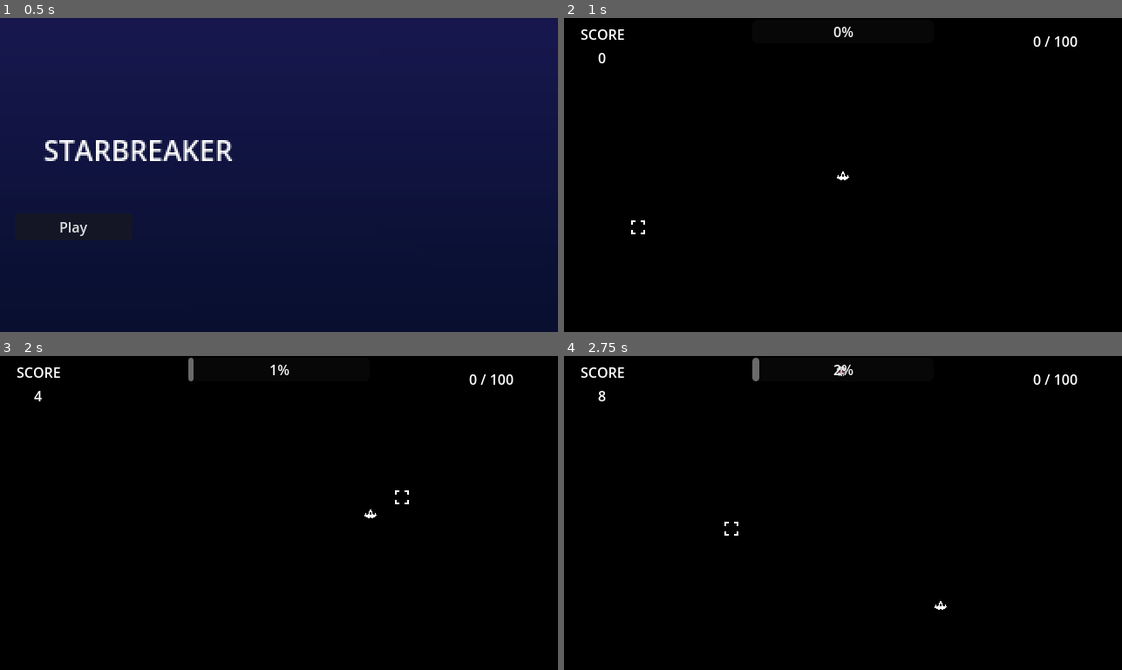
Above: before the commit, frames 1-4 (two rows, left to right).
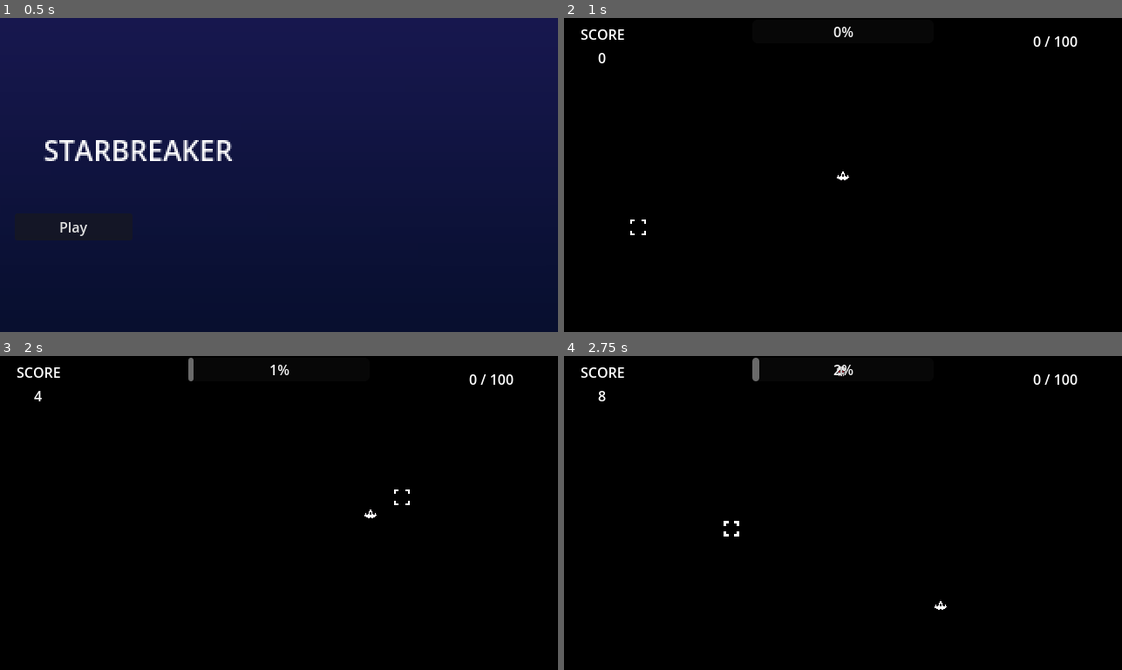
Above: after the commit, the same moments.

Repository: Middoyu/Starbreaker
Game: Godot game, scene res://Game Folder/main_manager.tscn
The game is run twice, just before and just after one commit, with the same random seed, the same clock (stepped at 60 frames per second) and the same inputs. Sound files missing from this copy of the repository are replaced by a short silence.
Inputs (mouse positions are in pixels of both pictures, inside the frame that each line leads up to):
- Up to frame 1 (0.5 s): no input
- Up to frame 2 (1 s): click "Play" at 0.5 s
- Up to frame 3 (2 s): tap Enter (ui_accept) at 1.25, 1.52 s; move the mouse to (401, 497) at 1.27 s; hold Right (ui_right) from 1.28 s (still down); tap Ctrl (ctrl) at 1.35 s
- Up to frame 4 (2.75 s): move the mouse to (731, 528) at 2.02 s; release Right (ui_right) at 2.03 s; hold Down (ui_down) from 2.03 s (still down); tap Ctrl (ctrl) at 2.1 s; tap Enter (ui_accept) at 2.27 s

Frame 1 is identical in both runs. In frame 2, less than 0.1% of the frame differs, in the area x 11-15%, y 64-70%; in frame 3, less than 0.1%; in frame 4, less than 0.1%.

Commit message:
Crosshair adjustments & balancing.
Crosshair awards 50% extra damage & addition 5 charge on hit.
You can now shake off the crosshair from targets and new effects are in place for clarity. Gonna be tweaking a few things on it for a long while until it feels right.

Diff:
--- a/Game Folder/game_assets/Player/Crosshair/BASE/Idle.gd
+++ b/Game Folder/game_assets/Player/Crosshair/BASE/Idle.gd
@@ -2,6 +2,8 @@
 
 func physics_update(delta):
 	move_crosshair(delta)
+	parent.crosshair_lock.monitorable = true
+	parent.crosshair_lock.monitoring = true
 
 func _unhandled_input(event: InputEvent) -> void:
 	switch_input_type(event)
@@ -34,8 +36,6 @@
 #endregion
 
 func area_entered(area: Area2D) -> void:
-	parent.crosshair_lock.monitorable = false
-	parent.crosshair_lock.monitoring = false
 	if area is Databox:
 		if area.can_be_locked_in == true:
 			match area.team_affiliation:
--- a/Game Folder/game_assets/Player/Crosshair/BASE/crosshair.tscn
+++ b/Game Folder/game_assets/Player/Crosshair/BASE/crosshair.tscn
@@ -1,9 +1,11 @@
-[gd_scene load_steps=13 format=3 uid="uid://ujg1l8k67orr"]
+[gd_scene load_steps=17 format=3 uid="uid://ujg1l8k67orr"]
 
 [ext_resource type="Texture2D" uid="uid://bmqfxlqihuoep" path="res://Game Folder/game_assets/Player/Crosshair/BASE/Sprites/aeaea2.png" id="1_dcuap"]
 [ext_resource type="PackedScene" uid="uid://c0qsib2m70nmv" path="res://Game Folder/game_components/entity_components/State Machine/stagemachine_parent.tscn" id="2_qeljx"]
 [ext_resource type="Script" path="res://Game Folder/game_assets/Player/Crosshair/BASE/Idle.gd" id="3_ppdw7"]
 [ext_resource type="Script" path="res://Game Folder/game_assets/Player/Crosshair/BASE/lock_in.gd" id="4_0w17g"]
+[ext_resource type="AudioStream" uid="uid://ifmotbhlnlay" path="res://Game Folder/game_assets/Player/Crosshair/Lock In/Audio/loackin.ogg" id="5_y41rs"]
+[ext_resource type="AudioStream" uid="uid://cj5pvpan4qk70" path="res://Game Folder/game_assets/Player/Crosshair/Lock In/Audio/lockout.ogg" id="6_5p4w1"]
 
 [sub_resource type="GDScript" id="GDScript_l2lhf"]
 resource_name = "crosshair"
@@ -17,8 +19,10 @@
 @onready var animation: AnimationPlayer = $Animation
 @onready var collision: CollisionShape2D = $Crosshair_Lock/Collision
 @onready var crosshair_lock: Area2D = $Crosshair_Lock
+const PARTICLES = preload(\"res://Game Folder/game_assets/Player/Crosshair/Sprites/particles.tscn\")
 
 func _enter_tree() -> void:
+	pass
 	Input.set_mouse_mode(Input.MOUSE_MODE_HIDDEN)
 
 func _ready() -> void:
@@ -34,47 +38,41 @@
 
 func _exit_tree() -> void:
 	Input.set_mouse_mode(Input.MOUSE_MODE_VISIBLE)
+
+func spawn_particles():
+	var i = PARTICLES.instantiate()
+	i.global_position = global_position
+	global.current_stage.add_child(i)
+	i.emitting = true
 "
 
-[sub_resource type="RectangleShape2D" id="RectangleShape2D_05msv"]
+[sub_resource type="CircleShape2D" id="CircleShape2D_sbysk"]
+radius = 12.0
 
 [sub_resource type="Animation" id="Animation_76ppk"]
-resource_name = "Adapt_Size"
-tracks/0/type = "method"
-tracks/0/imported = false
-tracks/0/enabled = true
-tracks/0/path = NodePath(".")
+resource_name = "Scaling"
+loop_mode = 1
+tracks/0/type = "value"
+tracks/0/imported = false
+tracks/0/enabled = true
+tracks/0/path = NodePath(".:scale")
 tracks/0/interp = 1
 tracks/0/loop_wrap = true
 tracks/0/keys = {
-"times": PackedFloat32Array(1),
-"transitions": PackedFloat32Array(1),
-"values": [{
-"args": [null],
-"method": &"adapting_scale"
-}]
+"times": PackedFloat32Array(0, 0.5, 1),
+"transitions": PackedFloat32Array(1, 1, 1),
+"update": 0,
+"values": [Vector2(1, 1), Vector2(1.2, 1.2), Vector2(1, 1)]
 }
 
 [sub_resource type="AnimationLibrary" id="AnimationLibrary_g5vc7"]
 _data = {
-"Adapt_Size": SubResource("Animation_76ppk")
+"Scaling": SubResource("Animation_76ppk")
 }
 
 [sub_resource type="Animation" id="Animation_8h88y"]
 resource_name = "Idle"
 loop_mode = 1
-tracks/0/type = "value"
-tracks/0/imported = false
-tracks/0/enabled = true
-tracks/0/path = NodePath(".:scale")
-tracks/0/interp = 2
-tracks/0/loop_wrap = true
-tracks/0/keys = {
-"times": PackedFloat32Array(0, 0.5, 1),
-"transitions": PackedFloat32Array(1, 1, 1),
-"update": 0,
-"values": [Vector2(1, 1), Vector2(1.2, 1.2), Vector2(1, 1)]
-}
 
 [sub_resource type="Animation" id="Animation_m4s5q"]
 resource_name = "Lock In"
@@ -98,10 +96,10 @@
 tracks/1/interp = 2
 tracks/1/loop_wrap = true
 tracks/1/keys = {
-"times": PackedFloat32Array(0, 0.2),
-"transitions": PackedFloat32Array(1, 1),
-"update": 0,
-"values": [Color(1, 1, 1, 1), Color(1, 0, 0, 1)]
+"times": PackedFloat32Array(0, 0.2, 0.3),
+"transitions": PackedFloat32Array(1, 1, 1),
+"update": 0,
+"values": [Color(1, 1, 1, 1), Color(0, 1, 1, 1), Color(0, 1, 1, 1)]
 }
 
 [sub_resource type="Animation" id="Animation_npwac"]
@@ -109,46 +107,67 @@
 tracks/0/type = "value"
 tracks/0/imported = false
 tracks/0/enabled = true
-tracks/0/path = NodePath(".:scale")
+tracks/0/path = NodePath(".:rotation")
 tracks/0/interp = 1
 tracks/0/loop_wrap = true
 tracks/0/keys = {
 "times": PackedFloat32Array(0),
 "transitions": PackedFloat32Array(1),
 "update": 0,
-"values": [Vector2(1, 1)]
+"values": [0.0]
 }
 tracks/1/type = "value"
 tracks/1/imported = false
 tracks/1/enabled = true
-tracks/1/path = NodePath(".:rotation")
+tracks/1/path = NodePath(".:modulate")
 tracks/1/interp = 1
 tracks/1/loop_wrap = true
 tracks/1/keys = {
 "times": PackedFloat32Array(0),
 "transitions": PackedFloat32Array(1),
 "update": 0,
-"values": [0.0]
-}
-tracks/2/type = "value"
-tracks/2/imported = false
-tracks/2/enabled = true
-tracks/2/path = NodePath(".:modulate")
-tracks/2/interp = 1
-tracks/2/loop_wrap = true
-tracks/2/keys = {
-"times": PackedFloat32Array(0),
-"transitions": PackedFloat32Array(1),
-"update": 0,
 "values": [Color(1, 1, 1, 1)]
+}
+
+[sub_resource type="Animation" id="Animation_6qdyu"]
+resource_name = "Lock Out"
+length = 0.3
+tracks/0/type = "value"
+tracks/0/imported = false
+tracks/0/enabled = true
+tracks/0/path = NodePath(".:rotation")
+tracks/0/interp = 2
+tracks/0/loop_wrap = true
+tracks/0/keys = {
+"times": PackedFloat32Array(0, 0.3),
+"transitions": PackedFloat32Array(1, 1),
+"update": 0,
+"values": [0.0, -6.28319]
+}
+tracks/1/type = "value"
+tracks/1/imported = false
+tracks/1/enabled = true
+tracks/1/path = NodePath(".:modulate")
+tracks/1/interp = 2
+tracks/1/loop_wrap = true
+tracks/1/keys = {
+"times": PackedFloat32Array(0, 0.1, 0.3),
+"transitions": PackedFloat32Array(1, 1, 1),
+"update": 0,
+"values": [Color(0, 1, 1, 1), Color(0, 1, 1, 1), Color(1, 1, 1, 1)]
 }
 
 [sub_resource type="AnimationLibrary" id="AnimationLibrary_1shga"]
 _data = {
 "Idle": SubResource("Animation_8h88y"),
 "Lock In": SubResource("Animation_m4s5q"),
+"Lock Out": SubResource("Animation_6qdyu"),
 "RESET": SubResource("Animation_npwac")
 }
+
+[sub_resource type="CircleShape2D" id="CircleShape2D_fdyd3"]
+custom_solver_bias = 0.025
+radius = 37.054
 
 [node name="Crosshair" type="Node2D"]
 z_index = 4096
@@ -174,18 +193,21 @@
 [node name="Crosshair_Lock" type="Area2D" parent="."]
 
 [node name="Collision" type="CollisionShape2D" parent="Crosshair_Lock"]
-shape = SubResource("RectangleShape2D_05msv")
+shape = SubResource("CircleShape2D_sbysk")
 
 [node name="Adaptable_Animation" type="AnimationPlayer" parent="."]
 libraries = {
 "": SubResource("AnimationLibrary_g5vc7")
 }
+autoplay = "Scaling"
+playback_default_blend_time = 0.3
 
 [node name="Animation" type="AnimationPlayer" parent="."]
 libraries = {
 "": SubResource("AnimationLibrary_1shga")
 }
-playback_default_blend_time = 1.0
+autoplay = "Idle"
+playback_default_blend_time = 0.3
 
 [node name="StateMachine" parent="." node_paths=PackedStringArray("parent", "intial_state") instance=ExtResource("2_qeljx")]
 parent = NodePath("..")
@@ -199,5 +221,25 @@
 script = ExtResource("4_0w17g")
 parent = NodePath("../..")
 
+[node name="Mouse_Detection" type="Area2D" parent="."]
+priority = 1545
+
+[node name="Collision" type="CollisionShape2D" parent="Mouse_Detection"]
+process_priority = 10
+shape = SubResource("CircleShape2D_fdyd3")
+
+[node name="LockIn" type="AudioStreamPlayer2D" parent="."]
+stream = ExtResource("6_5p4w1")
+volume_db = -10.0
+
+[node name="LockOut" type="AudioStreamPlayer2D" parent="."]
+stream = ExtResource("5_y41rs")
+volume_db = -10.0
+
+[node name="DamageStutterFix" type="Timer" parent="."]
+one_shot = true
+
 [connection signal="area_entered" from="Crosshair_Lock" to="StateMachine/idle" method="area_entered"]
 [connection signal="animation_finished" from="Animation" to="." method="animation_finished"]
+[connection signal="mouse_exited" from="Mouse_Detection" to="StateMachine/lock_in" method="mouse_exited"]
+[connection signal="timeout" from="DamageStutterFix" to="StateMachine/lock_in" method="stutter_fix_timeout"]
--- a/Game Folder/game_assets/Player/Crosshair/BASE/lock_in.gd
+++ b/Game Folder/game_assets/Player/Crosshair/BASE/lock_in.gd
@@ -1,11 +1,18 @@
 extends State
-
+@onready var lock_in: AudioStreamPlayer2D = $"../../LockIn"
+@onready var lock_out: AudioStreamPlayer2D = $"../../LockOut"
+@onready var mouse_detection: Area2D = $"../../Mouse_Detection"
+var damage_stutter_fix = false
+@onready var damage_stutter_fix_timer: Timer = $"../../DamageStutterFix"
 
 func _ready() -> void:
 	events.connect("enemy_damaged", target_damaged, 1)
 	events.connect("enemy_killed", target_died, 1)
 
 func enter():
+	lock_out.stop()
+	lock_in.play()
+	parent.get_window().warp_mouse(parent.current_target.global_position)
 	if parent.current_target is Enemy:
 		parent.current_target.hurtbox.is_locked_in = true
 	parent.animation.play("Lock In")
@@ -13,8 +20,12 @@
 
 func physics_update(delta):
 	follow_target(parent.current_target)
-	check_mouse_velocity()
+	parent.crosshair_lock.monitorable = false
+	parent.crosshair_lock.monitoring = false
 
+func update(delta):
+	if Input.get_last_mouse_velocity() == Vector2.ZERO:
+		parent.get_window().warp_mouse(parent.current_target.global_position)
 
 #region Animation
 func adapting_scale(lockin_size):
@@ -25,23 +36,32 @@
 	parent.global_position = target.global_position
 
 func target_damaged(target : Node2D):
-	pass
+	if is_same(target, parent.current_target):
+		damage_stutter_fix = true
+		damage_stutter_fix_timer.start(0.1)
+		parent.spawn_particles()
+		target.spawn_charge_orb(5)
 
 func target_died(target : Node2D):
-	if target == parent.current_target:
+	if is_same(target, parent.current_target):
 		Transistioned.emit(self, "idle")
-
-
-func check_mouse_velocity():
-	if Input.is_action_just_pressed("ctrl"):
-		Transistioned.emit(self, "idle")
-
+		force_mouse()
 
 func force_mouse():
 	parent.get_window().warp_mouse(parent.global_position)
 
 func exit():
-	if parent.current_target is Enemy:
-		parent.current_target.hurtbox.is_locked_in = false
-		force_mouse()
-		parent.animation.play_backwards("Lock In")
+	lock_in.stop()
+	lock_out.play()
+	parent.current_target.hurtbox.is_locked_in = false
+	parent.animation.play("Lock Out")
+	parent.scale = Vector2.ONE
+	parent.rotation_degrees = 0.0
+	parent.current_target = null
+
+func mouse_exited() -> void:
+	if damage_stutter_fix == false:
+		Transistioned.emit(self, "idle")
+
+func stutter_fix_timeout() -> void:
+	damage_stutter_fix = false
--- /dev/null
+++ b/Game Folder/game_assets/Player/Crosshair/BASE/lock_out.gd
@@ -0,0 +1 @@
+extends State
--- /dev/null
+++ b/Game Folder/game_assets/Player/Crosshair/Sprites/particles.tscn
@@ -0,0 +1,59 @@
+[gd_scene load_steps=7 format=3 uid="uid://dirgrcxdvamfo"]
+
+[sub_resource type="Gradient" id="Gradient_ws68p"]
+colors = PackedColorArray(0, 1, 1, 1, 0, 1, 1, 0)
+
+[sub_resource type="GradientTexture1D" id="GradientTexture1D_p8i1m"]
+gradient = SubResource("Gradient_ws68p")
+
+[sub_resource type="Curve" id="Curve_new2t"]
+_data = [Vector2(0, 1), 0.0, 0.0, 0, 0, Vector2(1, 0), 0.0, 0.0, 0, 0]
+point_count = 2
+
+[sub_resource type="CurveTexture" id="CurveTexture_yf0j4"]
+curve = SubResource("Curve_new2t")
+
+[sub_resource type="ParticleProcessMaterial" id="ParticleProcessMaterial_te72b"]
+particle_flag_disable_z = true
+angle_min = -720.0
+angle_max = 720.0
+direction = Vector3(0, 0, 0)
+spread = 180.0
+initial_velocity_min = 112.15
+initial_velocity_max = 112.15
+gravity = Vector3(0, 0, 0)
+scale_min = 0.0
+scale_curve = SubResource("CurveTexture_yf0j4")
+scale_over_velocity_min = 41.8
+scale_over_velocity_max = 1000.0
+color_ramp = SubResource("GradientTexture1D_p8i1m")
+turbulence_noise_strength = 0.1
+collision_mode = 1
+collision_friction = 0.0
+collision_bounce = 0.0
+collision_use_scale = true
+
+[sub_resource type="GDScript" id="GDScript_0krfx"]
+script/source = "extends GPUParticles2D
+
+
+
+func _on_finished() -> void:
+	queue_free()
+"
+
+[node name="Particles" type="GPUParticles2D"]
+emitting = false
+amount = 15
+process_material = SubResource("ParticleProcessMaterial_te72b")
+lifetime = 0.2
+one_shot = true
+preprocess = 0.08
+explosiveness = 1.0
+randomness = 1.0
+fixed_fps = 60
+trail_enabled = true
+trail_lifetime = 0.1
+script = SubResource("GDScript_0krfx")
+
+[connection signal="finished" from="." to="." method="_on_finished"]
Not shown, added: Game Folder/game_assets/Player/Crosshair/Lock In/Audio/loackin.ogg.import
Not shown, added: Game Folder/game_assets/Player/Crosshair/Lock In/Audio/lockout.ogg.import
Not shown, added: Game Folder/game_assets/Player/Crosshair/Lock In/Audio/loackin.ogg
Not shown, added: Game Folder/game_assets/Player/Crosshair/Lock In/Audio/lockout.ogg
